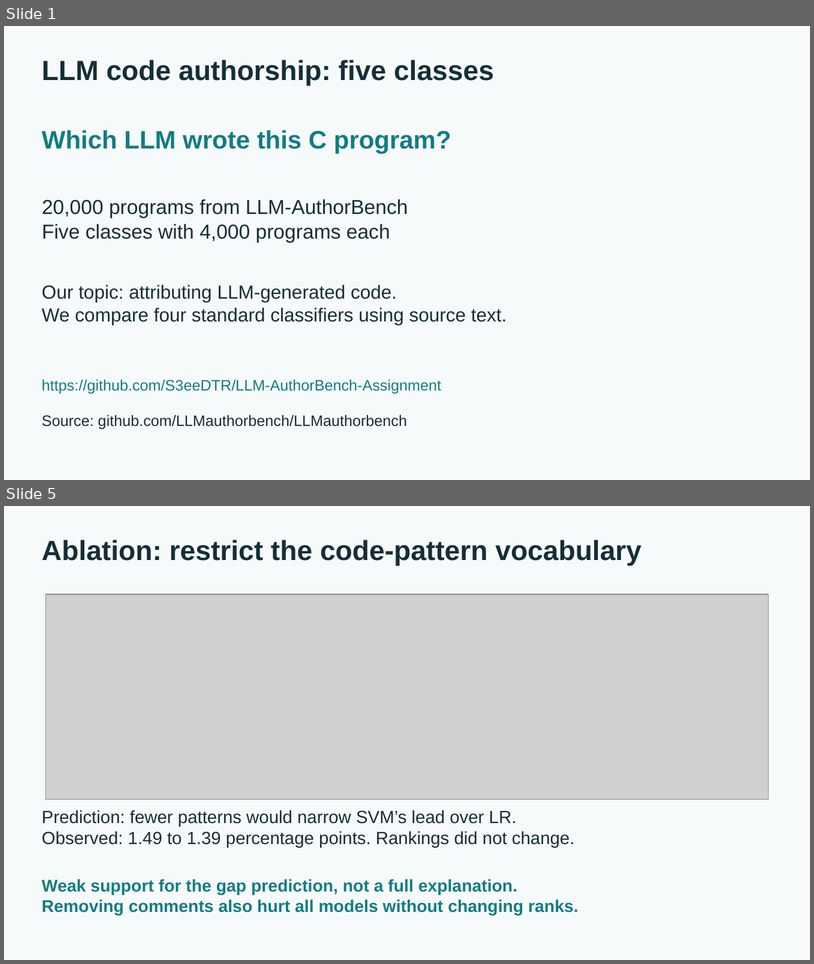
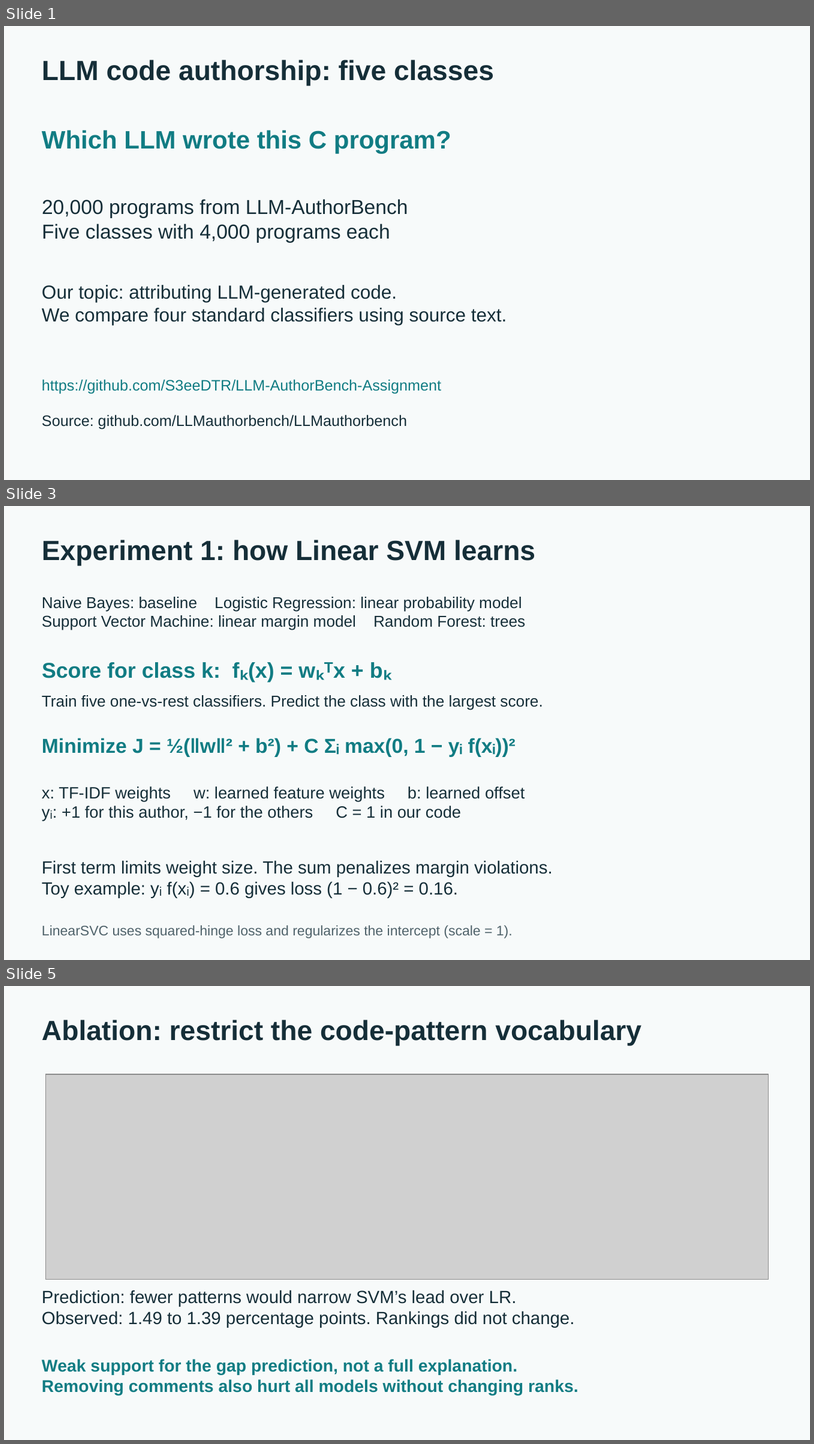
Before and after one commit to S3eeDTR/LLM-AuthorBench-Assignment, a slide deck: submission/Assignment.pptx. Shown one above the other, each under a label of ours: slides 1 and 5 before the commit, slides 1, 3 and 5 after it; the slides between them are not shown. The pictures are 814x964 and 814x1444 pixels, drawn with LibreOffice and Linux fonts; fonts in the diff are those of the drawing; grey boxes stand for pictures. Boxes give left, top, right and bottom in pixels: in the first picture for what was removed or moved away, otherwise in the second. Text is boxed around its words. In the diff, an @@ line names an element or a change of style, - is before the commit and + after.

```diff
--- a/submission/Assignment.pptx
+++ b/submission/Assignment.pptx
@@ slide 3 added at [4,506,810,960], background #F7FAFA @@
@@ text added at [42,540,536,565], 33 pt, text #152E38, bold @@
+Experiment 1: how Linear SVM learns
@@ text added at [42,597,525,630], 18.8 pt, text #152E38 @@
+Naive Bayes: baseline Logistic Regression: linear probability model
+Support Vector Machine: linear margin model Random Forest: trees
@@ text added at [42,662,275,682], 25.5 pt, text #117C83, bold @@
+Score for class k: fₖ(x) = wₖᵀx + bₖ
@@ text added at [42,695,543,710], 18.8 pt, text #152E38 @@
+Train five one-vs-rest classifiers. Predict the class with the largest score.
@@ text added at [42,738,516,757], 24 pt, text #117C83, bold @@
+Minimize J = ½(‖w‖² + b²) + C Σᵢ max(0, 1 − yᵢ f(xᵢ))²
@@ text added at [42,786,525,820], 19.5 pt, text #152E38 @@
+x: TF-IDF weights w: learned feature weights b: learned offset
+yᵢ: +1 for this author, −1 for the others C = 1 in our code
@@ text added at [42,860,553,898], 21 pt, text #152E38 @@
+First term limits weight size. The sum penalizes margin violations.
+Toy example: yᵢ f(xᵢ) = 0.6 gives loss (1 − 0.6)² = 0.16.
@@ text added at [42,925,513,938], 16.5 pt, text #50636B @@
+LinearSVC uses squared-hinge loss and regularizes the intercept (scale = 1).
```
Also in this commit, not shown: 2 slides changed, 1 slide removed, 2 other files.
